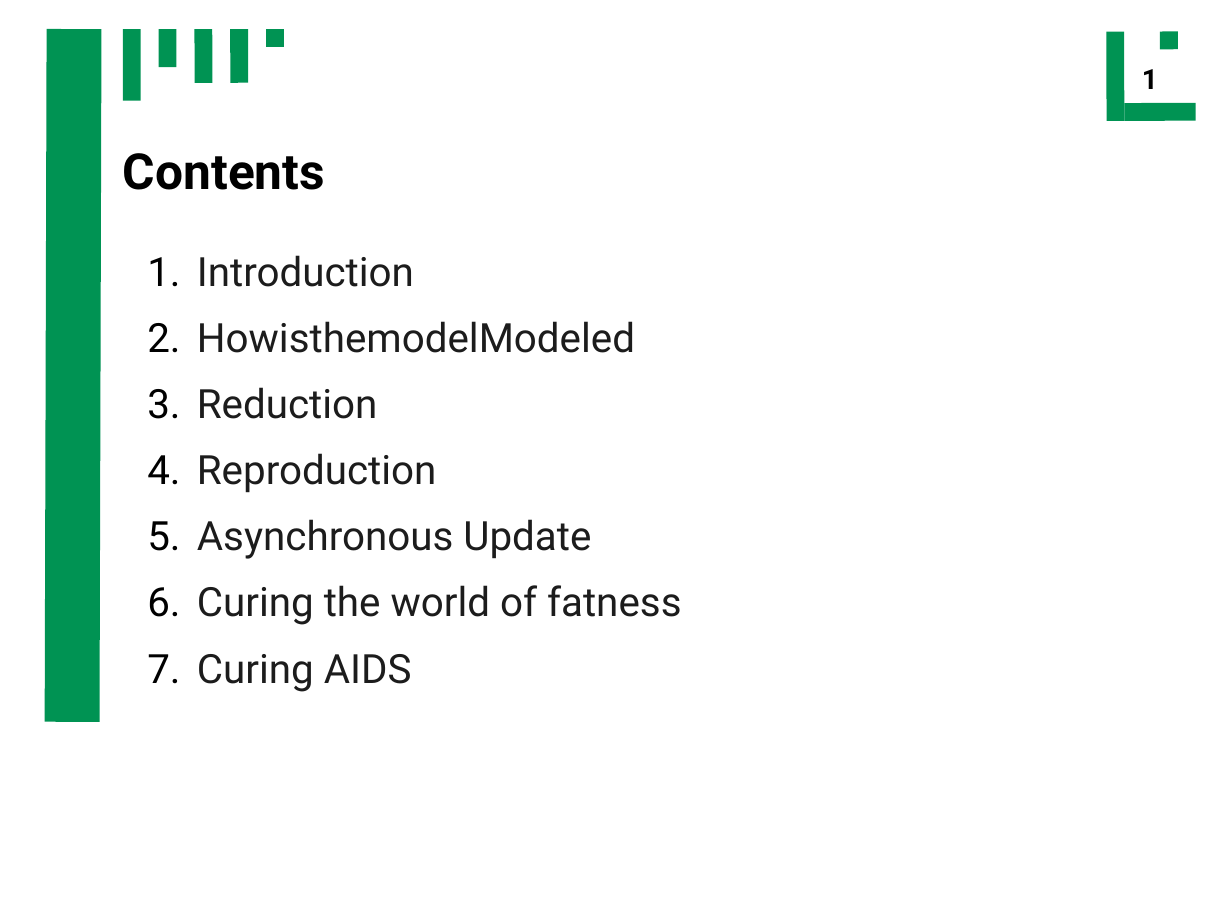
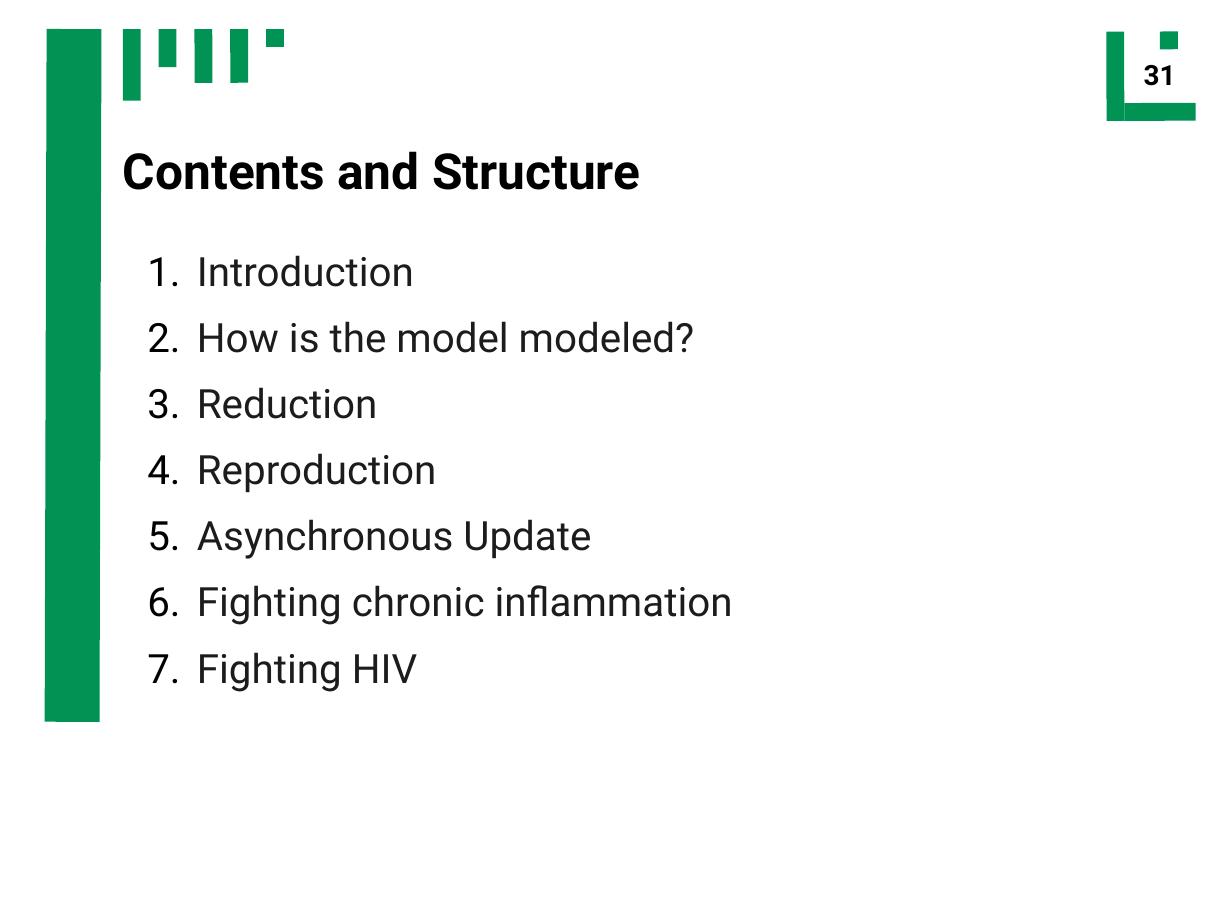
Before and after one commit to ch4perone/HaveFunWithSysBio, a slide deck: slide 31 of presentation.odp (slide 2 before the commit). Drawn at 1232x924 pixels with LibreOffice and Linux fonts; fonts in the diff are those of the drawing. Boxes give left, top, right and bottom in pixels: in the first picture for what was removed or moved away, otherwise in the second. Text is boxed around its words. In the diff, an @@ line names an element or a change of style, - is before the commit and + after.

```diff
--- a/presentation.odp
+++ b/presentation.odp
@@ text removed at (1142,69,1158,89) @@
-1
@@ page number added at (1144,65,1176,86), 18 pt, text #000000, bold @@
+31
@@ title at (123,151,640,190): text changed @@
-Contents
+Contents and Structure
@@ text at (197,321,695,353): text changed @@
-2. HowisthemodelModeled
+2. How is the model modeled?
@@ text at (197,585,733,692): text changed @@
-6. Curing the world of fatness
-7. Curing AIDS
+6. Fighting chronic inflammation
+7. Fighting HIV
```
Also in this commit, not shown: 23 other slides changed, 9 slides added, 3 slides removed, 6 other files.
